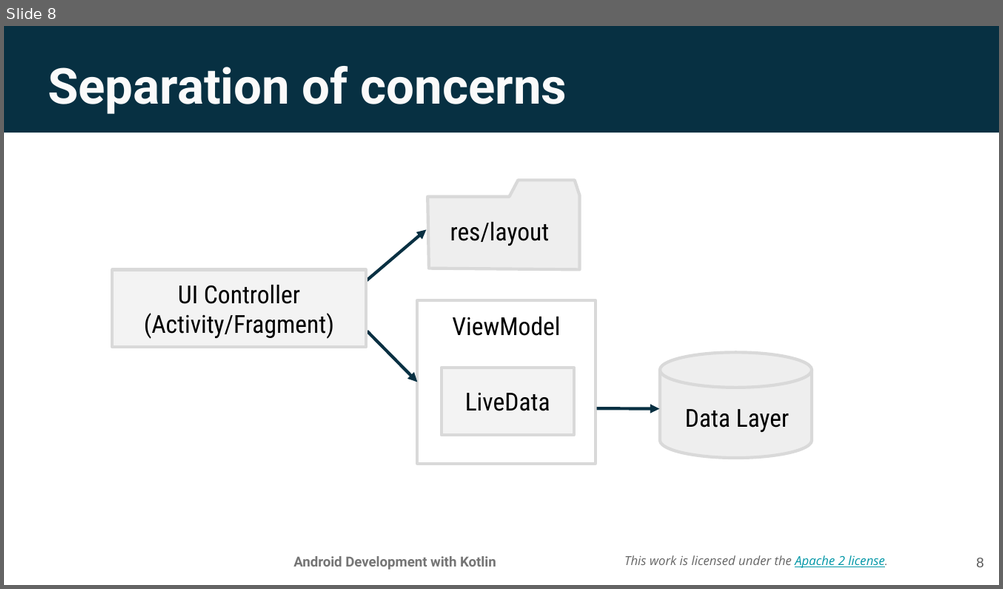
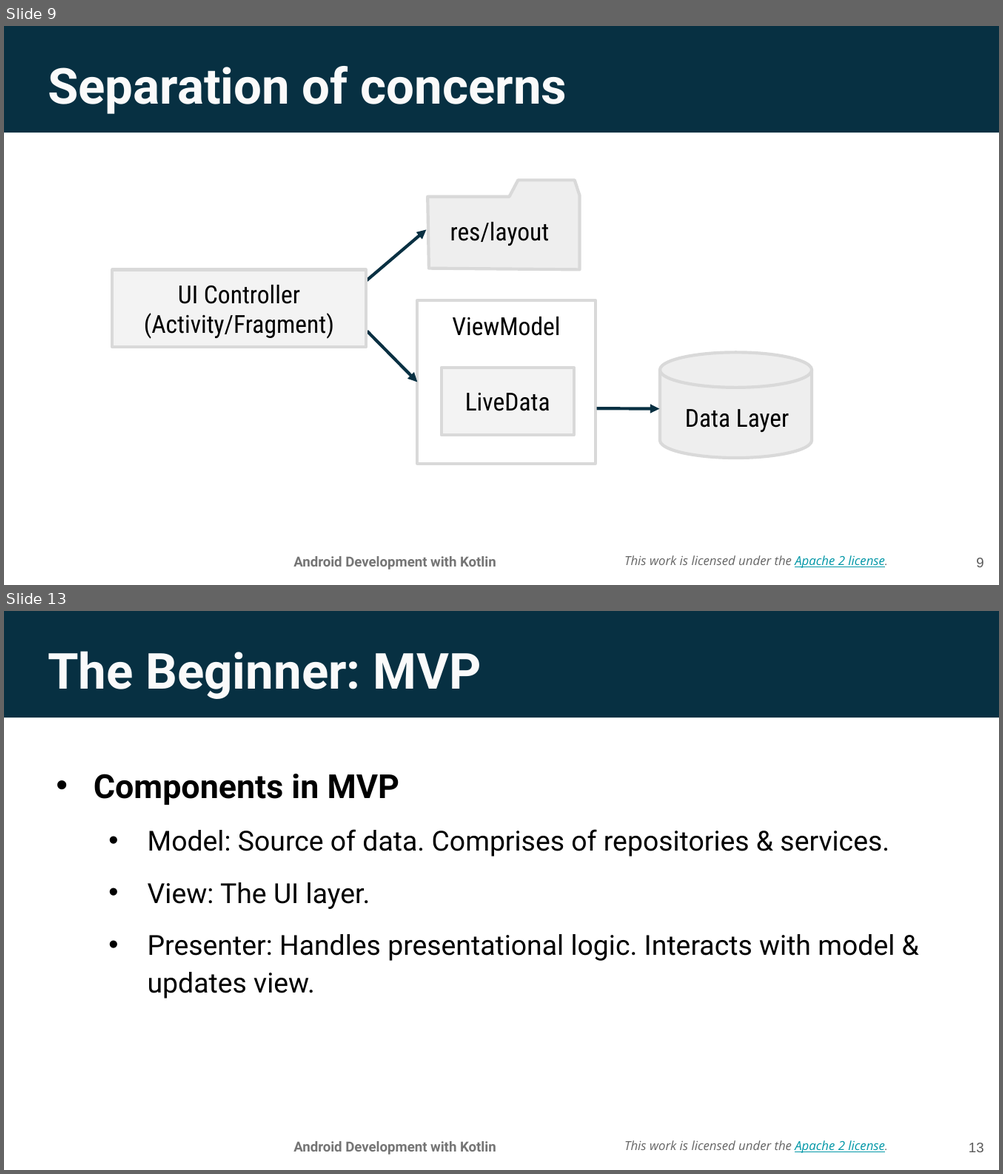
Before and after one commit to walkman617/AndroidDevKotlin, a slide deck: Unit3/Lesson 8 App architecture (UI Layer).pptx. Shown one above the other, each under a label of ours: slide 8 before the commit, slides 9 and 13 after it; the slides between them are not shown. The pictures are 1003x589 and 1003x1174 pixels, drawn with LibreOffice and Linux fonts; fonts in the diff are those of the drawing; background and template pictures are left out. Boxes give left, top, right and bottom in pixels: in the first picture for what was removed or moved away, otherwise in the second. Text is boxed around its words. In the diff, an @@ line names an element or a change of style, - is before the commit and + after.

```diff
--- a/Unit3/Lesson 8 App architecture (UI Layer).pptx
+++ b/Unit3/Lesson 8 App architecture (UI Layer).pptx
@@ slide 13 added at [4, 611, 999, 1170], background picture (left out); not listed: 3 template elements that a slide beside it also shows @@
@@ title added at [48, 651, 481, 699], 36 pt, text #FAFAFA, bold @@
+The Beginner: MVP
@@ text added at [94, 774, 894, 999], 20 pt, text #000000 @@
+• Components in MVP
+  • Model: Source of data. Comprises of repositories & services.
+  • View: The UI layer.
+  • Presenter: Handles presentational logic. Interacts with model & updates view.
@@ page number added at [968, 1143, 984, 1153], 10 pt, text #595959 @@
+13
@@ what was slide 8 is now slide 9 @@
@@ page number at [976, 558, 983, 568]: text changed @@
-8
+9
```
Also in this commit, not shown: 3 slides changed, 6 other slides added, 3 other files.
